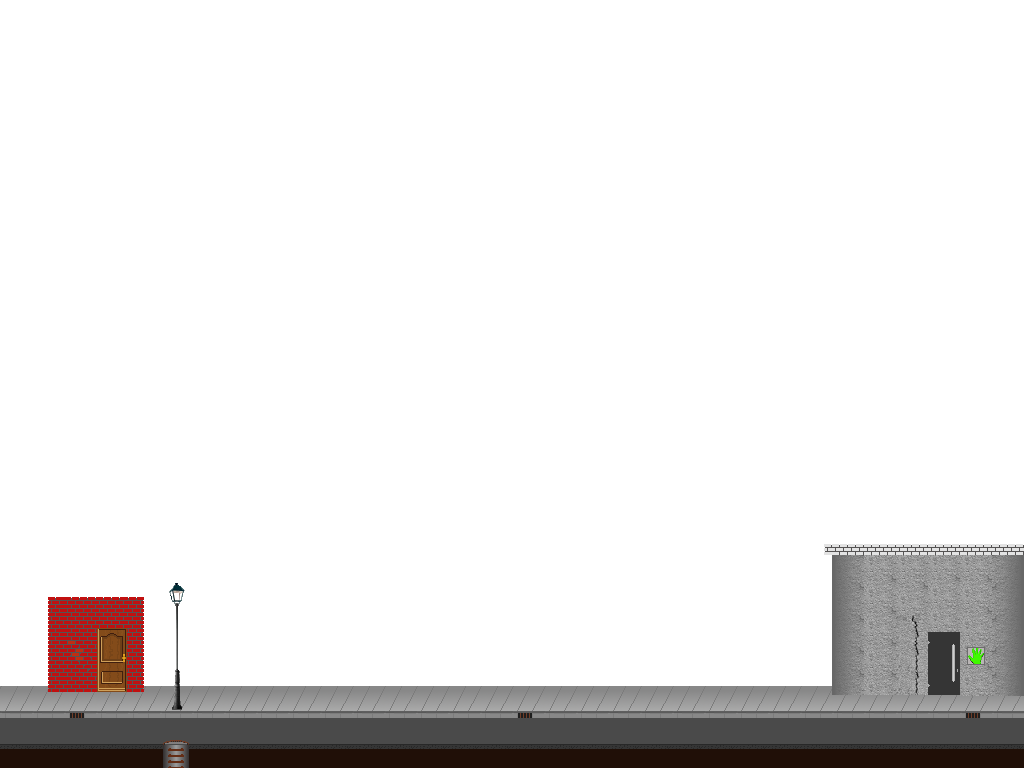
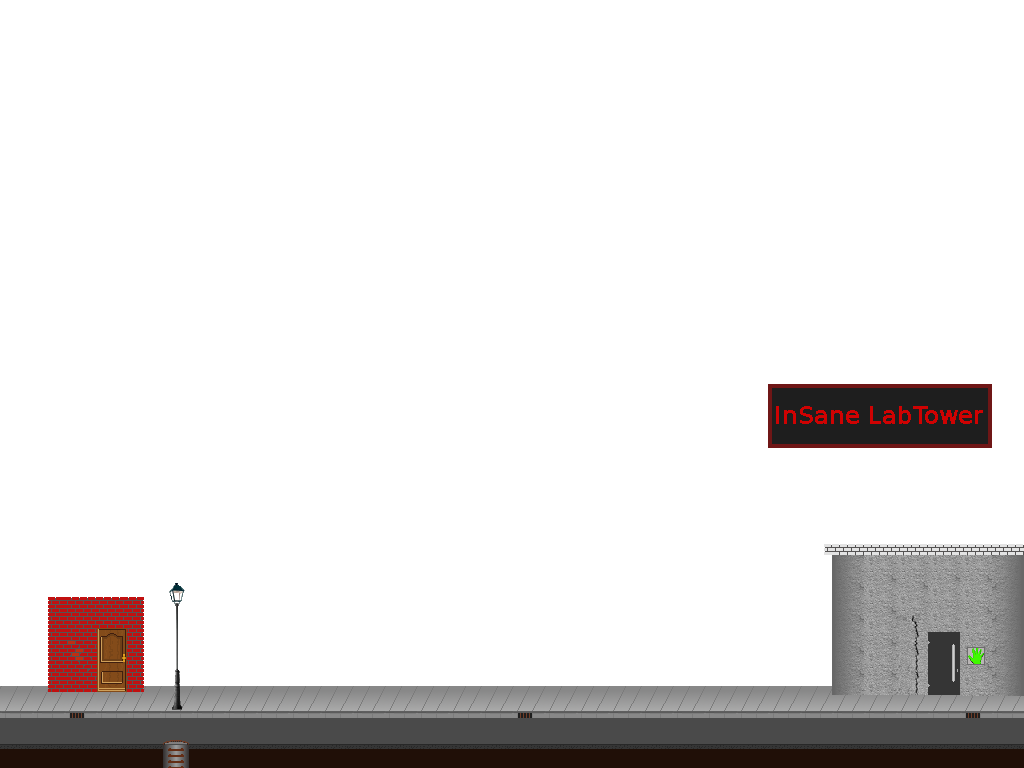
Layered file, before and after one edit (1024x768). Changes by layer:
added layer "InSane LabTower" above "InSane Lab Tower" over [776, 406, 983, 424]
added layer "InSane Lab Tower" above "hand" over [768, 384, 992, 448]
